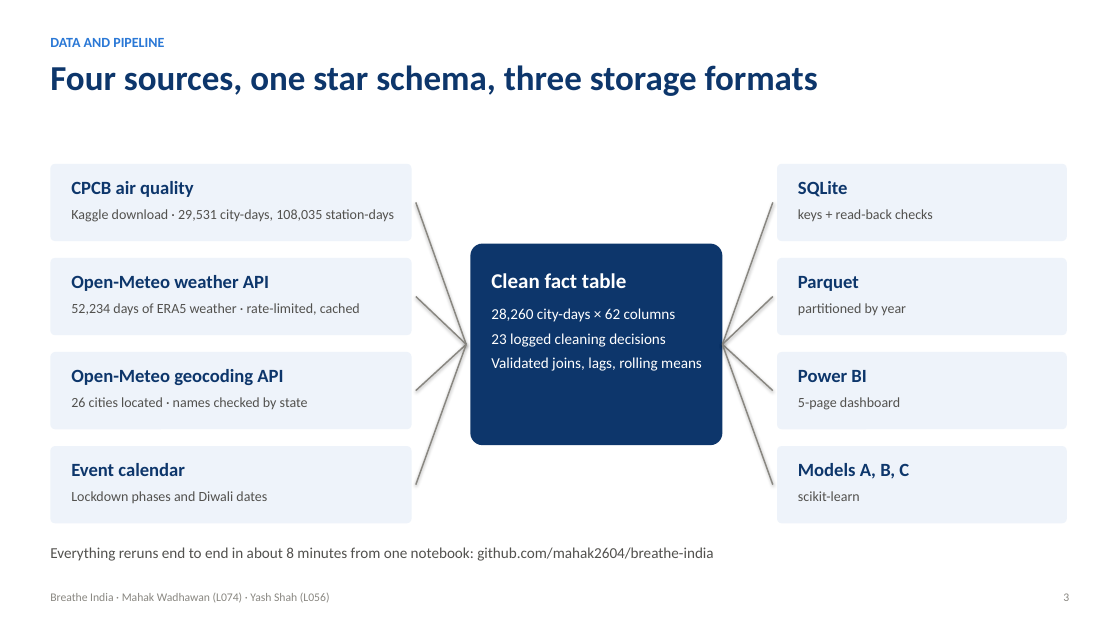
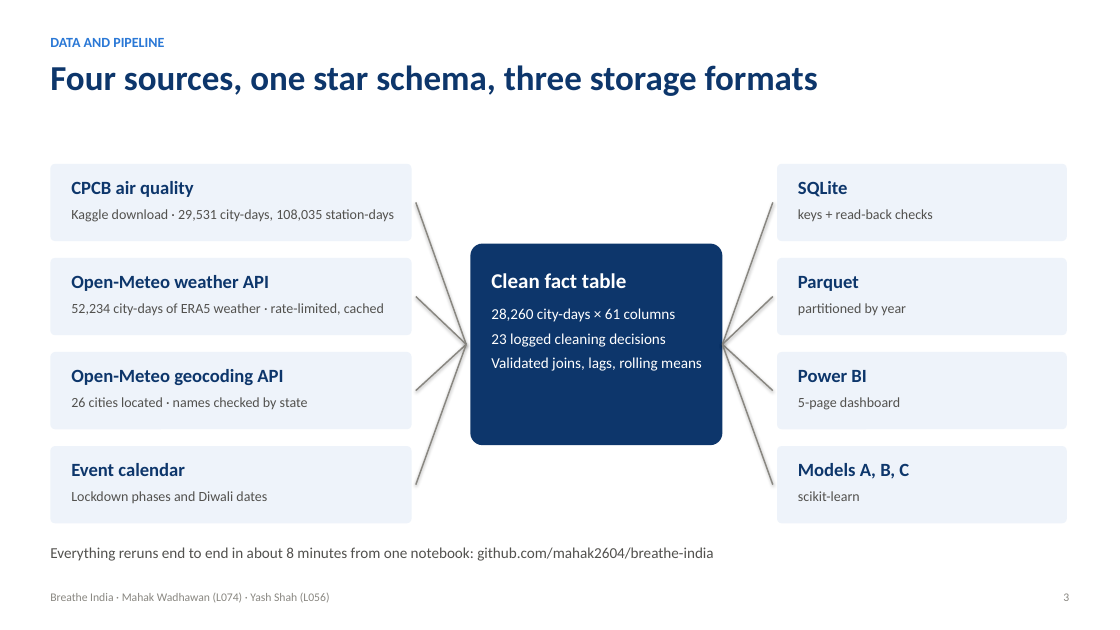
Before and after one commit to mahak2604/breathe-india, a slide deck: slide 3 of docs/presentation/Breathe_India_viva.pptx. Drawn at 1120x630 pixels with LibreOffice and Linux fonts; fonts in the diff are those of the drawing. Boxes give left, top, right and bottom in pixels: in the first picture for what was removed or moved away, otherwise in the second. Text is boxed around its words. In the diff, an @@ line names an element or a change of style, - is before the commit and + after.

```diff
--- a/docs/presentation/Breathe_India_viva.pptx
+++ b/docs/presentation/Breathe_India_viva.pptx
@@ text at (71,303,384,315): text changed @@
-52,234 days of ERA5 weather · rate-limited, cached
+52,234 city-days of ERA5 weather · rate-limited, cached
@@ text at (491,308,676,322): text changed @@
-28,260 city-days × 62 columns
+28,260 city-days × 61 columns
```
Also in this commit, not shown: 2 other slides changed, 19 other files.
